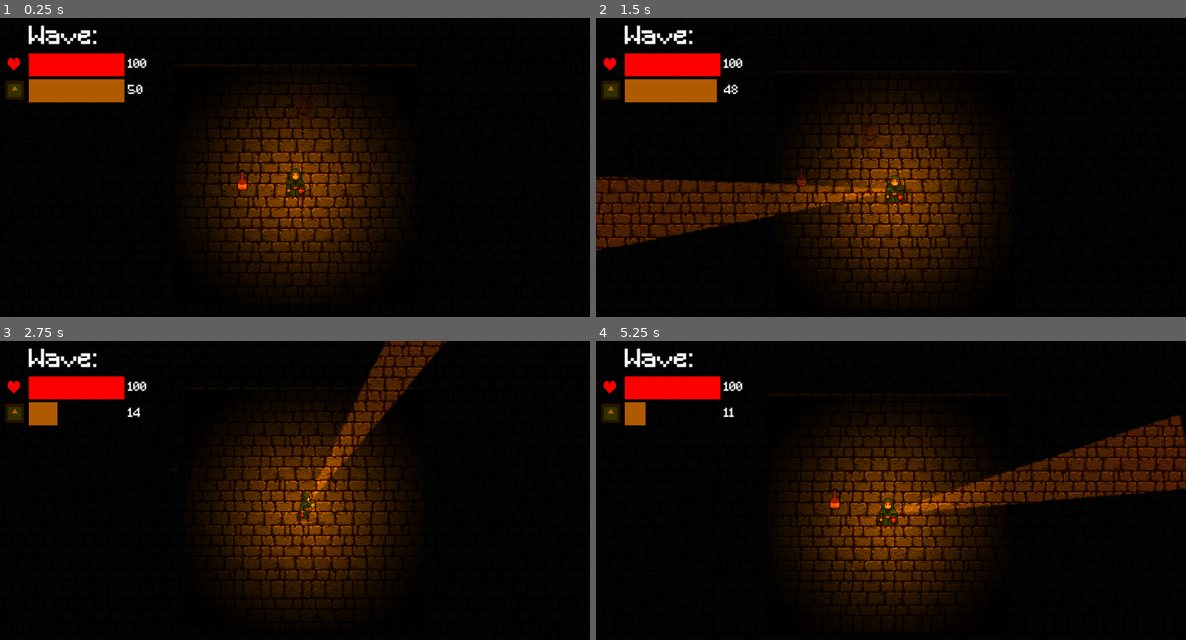
Above: before the commit, frames 1-4 (two rows, left to right).
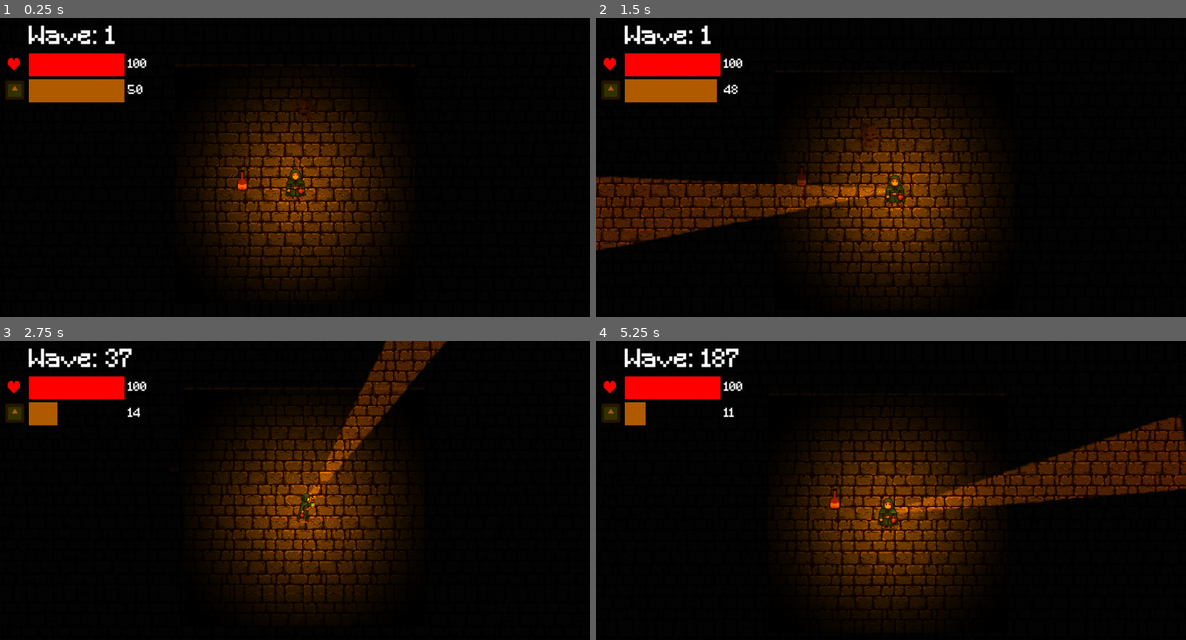
Above: after the commit, the same moments.

Repository: Frosmoth2324/Capstone-Game
Game: Godot game, scene res://Scenes/level.tscn
Same seed, same stepped clock (60 frames per second), same inputs: the game is played once before the commit and once after it. The engine's default icon, where the game draws it, is replaced by a stand-in: a white triangle on a blue panel in a dark square. Sound files missing from this copy of the repository are replaced by a short silence.
Inputs (mouse positions are in pixels of both pictures, inside the frame that each line leads up to):
- Up to frame 1 (0.25 s): no input
- Up to frame 2 (1.5 s): tap Enter at 0.5 s; move the mouse to (1020, 167) at 0.52 s; hold D (Right) 0.53-1.28 s; click (1020, 167) at 0.6 s; move the mouse to (773, 200) at 1.27 s; hold S (Down) from 1.28 s (still down); right-click (773, 200) at 1.35 s
- Up to frame 3 (2.75 s): move the mouse to (354, 433) at 2.02 s; release S (Down) at 2.03 s; hold D (Right) from 2.03 s (still down); tap Space (Pulse) at 2.1 s
- Up to frame 4 (5.25 s): move the mouse to (861, 574) at 2.77 s; release D (Right) at 2.78 s; hold W (Up) 2.78-3.53 s; click (861, 574) at 2.85 s; move the mouse to (1068, 556) at 3.52 s; hold Right mouse button (Cone Boost) 3.53-4.28 s; hold Left (Left) 3.53-5.03 s; move the mouse to (714, 457) at 4.27 s; tap Space (Pulse) at 4.35 s; move the mouse to (920, 505) at 5.02 s; hold S (Down) from 5.03 s (still down); click (920, 505) at 5.1 s

The runs differ from the first frame. In frame 1, 6.5% of the frame differs, in the area x 17-68%, y 2-92%; in frame 2, 9.8%; in frame 3, 8.0%; in frame 4, 10%, in the area x 17-100%, y 2-94%.

Commit message:
enemies drop oil

Diff:
--- a/Scenes/level.tscn
+++ b/Scenes/level.tscn
@@ -6,18 +6,13 @@
 [ext_resource type="PackedScene" uid="uid://clkp8fyws0hxj" path="res://Scenes/oil.tscn" id="4_tt366"]
 [ext_resource type="PackedScene" uid="uid://cg3nd41s213fe" path="res://Scenes/enemy.tscn" id="5_bnj4o"]
 
-[sub_resource type="NavigationPolygon" id="NavigationPolygon_4fcwg"]
-vertices = PackedVector2Array(547447, 313462, -351222, 316662, -383476, -193782, 541687, -200694)
-polygons = Array[PackedInt32Array]([PackedInt32Array(0, 1, 2, 3)])
-outlines = Array[PackedVector2Array]([PackedVector2Array(-383487, -193792, 541697, -200704, 547457, 313472, -351231, 316672)])
-
 [node name="Level" type="Node2D"]
 
 [node name="BG" type="Sprite2D" parent="."]
 texture_repeat = 2
 texture = ExtResource("1_xjmqx")
 region_enabled = true
-region_rect = Rect2(-21961.4, -12187.8, 47357.4, 24911.3)
+region_rect = Rect2(-90723.5, -56848.7, 169198, 96920.4)
 
 [node name="Player" parent="." instance=ExtResource("1_frw4y")]
 unique_name_in_owner = true
@@ -32,11 +27,12 @@
 
 [node name="UI" parent="." instance=ExtResource("3_juxmo")]
 
-[node name="Oil" parent="." instance=ExtResource("4_tt366")]
+[node name="Oils" type="Node" parent="."]
+
+[node name="Oil" parent="Oils" instance=ExtResource("4_tt366")]
 position = Vector2(402, 324)
 
-[node name="Enemy" parent="." instance=ExtResource("5_bnj4o")]
+[node name="Enemies" type="Node" parent="."]
+
+[node name="Enemy" parent="Enemies" instance=ExtResource("5_bnj4o")]
 position = Vector2(648, 24)
-
-[node name="NavigationRegion2D" type="NavigationRegion2D" parent="."]
-navigation_polygon = SubResource("NavigationPolygon_4fcwg")
--- a/Scripts/GameManager.gd
+++ b/Scripts/GameManager.gd
@@ -13,6 +13,7 @@
 #level stats
 var wave: int = 1
 var enemies_remaining: int = 0
+signal new_wave()
 
 #cone
 var can_cone = true
@@ -22,7 +23,7 @@
 #boost
 var is_cone_boosting = false
 var cone_boost_cost = 1
-var cone_boost_damage = 3
+var cone_boost_damage = 4
 
 #pulse
 var can_pulse = true
@@ -30,6 +31,10 @@
 var pulse_damage = 10
 
 func _process(_delta):
+	if enemies_remaining == 0:
+		wave += 1
+		new_wave.emit()
+
 	if oil < 0:
 		dead = true
 	if dead == true and oil != -1000:
--- a/Scripts/enemy.gd
+++ b/Scripts/enemy.gd
@@ -2,12 +2,19 @@
 
 @onready var player = %Player
 @onready var sprite = $Sprite
+@onready var enemy = $"."
+@onready var enemies = $".."
+@onready var oils = $"../../Oils"
 
 var SPEED = 100
 var health = 10
 var damage = 10
+var loot_num: int
+
+var oil_scene = preload("res://Scenes/oil.tscn")
 
 func _ready():
+	loot_num = randi_range(0,100)
 	GameManager.enemies_remaining += 1
 
 func _physics_process(delta):
@@ -18,7 +25,6 @@
 			sprite.flip_h = true
 		direction = direction.rotated(randf_range(-0.1, 0.1)) * (1.0 + randf_range(-0.1, 0.1))
 		velocity = direction * SPEED
-
 		if health > 0:
 			move_and_slide()
 
@@ -27,9 +33,13 @@
 	print("enemy hit")
 	if health <= 0:
 		print("die")
+		print(loot_num)
 		GameManager.enemies_remaining -= 1
+		if  5 < loot_num and loot_num < 15:
+			var oil = oil_scene.instantiate() as Node2D
+			oil.position = enemy.global_position
+			oils.add_child(oil)
 		queue_free()
-
 
 func _on_area_2d_body_entered(body):
 	if body.has_method("hit") and body.has_method("is_player"):
--- a/Scripts/ui.gd
+++ b/Scripts/ui.gd
@@ -4,7 +4,7 @@
 @onready var health_number = $UI/VBoxContainer/Health/HealthNumber
 @onready var oil_bar = $UI/VBoxContainer/Oil/OilBar
 @onready var oil_number = $UI/VBoxContainer/Oil/OilNumber
-
+@onready var wave_label = $UI/VBoxContainer/WaveLabel
 
 func _ready():
 	oil_bar.max_value = GameManager.MAX_OIL
@@ -13,6 +13,7 @@
 	health_number.text = str(GameManager.MAX_HEALTH)
 
 func _process(_delta):
+	wave_label.text = "Wave: " + str(GameManager.wave)
 	oil_bar.value = GameManager.oil
 	health_bar.value = GameManager.health
 	oil_number.text = str(int(GameManager.oil))
Not shown: 1 places in Scenes/level.tscn that only renumber resources
